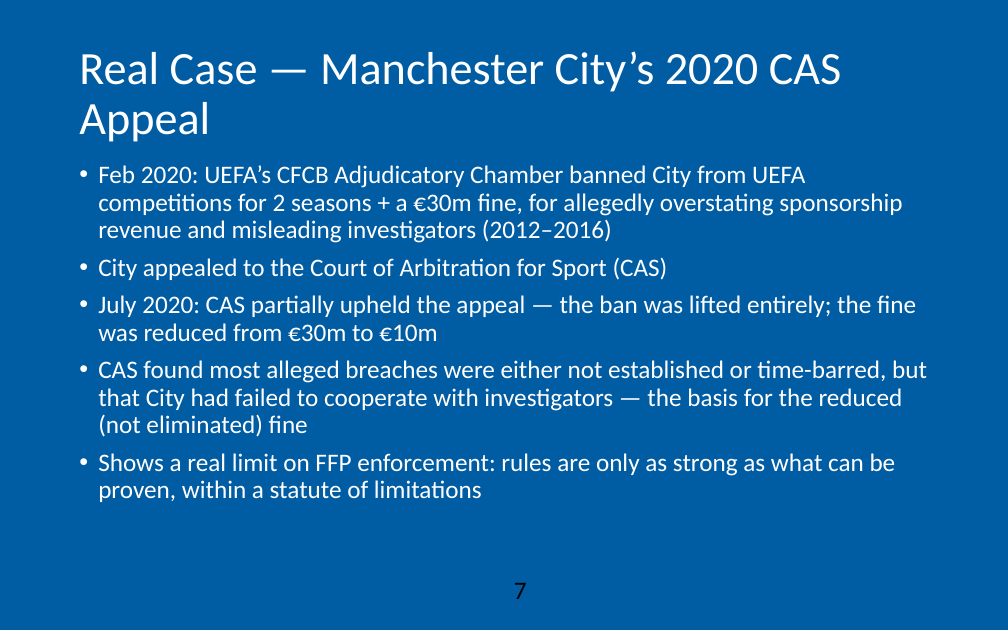
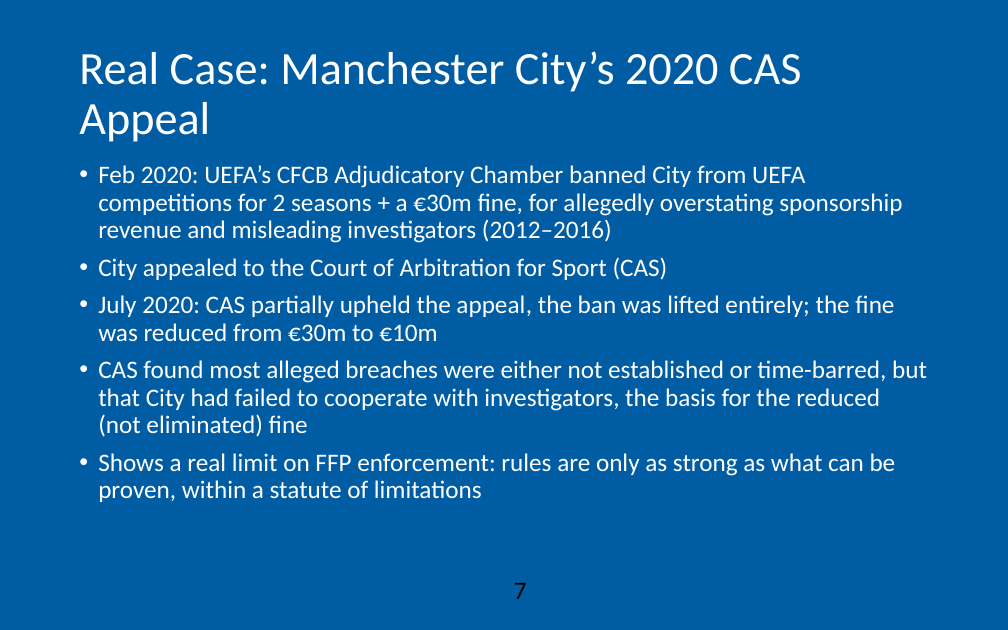
Before and after one commit to AEGDDI/idr305, a slide deck: slide 7 of lectures/L11.pptx. Drawn at 1008x630 pixels with LibreOffice and Linux fonts; fonts in the diff are those of the drawing; background and template pictures are left out. Boxes give left, top, right and bottom in pixels: in the first picture for what was removed or moved away, otherwise in the second. Text is boxed around its words. In the diff, an @@ line names an element or a change of style, - is before the commit and + after.

```diff
--- a/lectures/L11.pptx
+++ b/lectures/L11.pptx
@@ title at bbox=[79, 51, 802, 142]: text changed @@
-Real Case — Manchester City’s 2020 CAS Appeal
+Real Case: Manchester City’s 2020 CAS Appeal
@@ text at bbox=[98, 295, 927, 437]: text changed @@
-• July 2020: CAS partially upheld the appeal — the ban was lifted entirely; the fine was reduced from €30m to €10m
-• CAS found most alleged breaches were either not established or time-barred, but that City had failed to cooperate with investigators — the basis for the reduced (not eliminated) fine
+• July 2020: CAS partially upheld the appeal, the ban was lifted entirely; the fine was reduced from €30m to €10m
+• CAS found most alleged breaches were either not established or time-barred, but that City had failed to cooperate with investigators, the basis for the reduced (not eliminated) fine
```
Also in this commit, not shown: 11 other slides changed, 2 other files.
